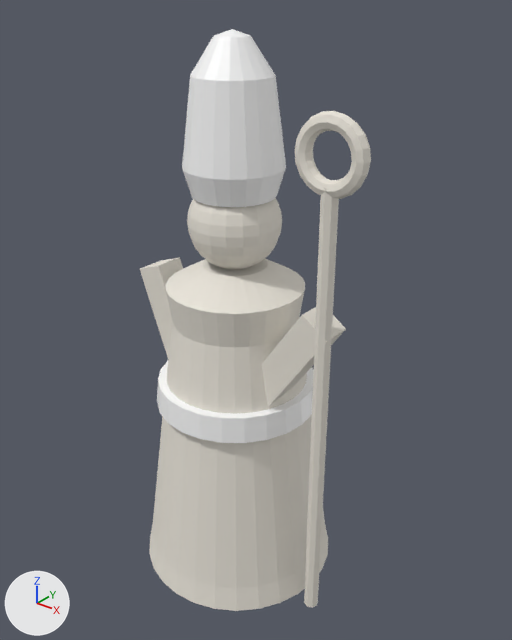
An edit to the glTF model panteon-nilu/public/models/god.glb, drawn before and after from the same camera.
The view is the same before and after, from a camera (50 mm lens) standing at (0.792, -0.929, 1.136) and looking at (0.036, 0.015, 0.551). Every picture has the same lights, and +X, +Y and +Z are marked at lower left. The picture after the commit comes second. Where no turn or scale is listed for an object, it has been applied to the vertices. Vertices at exactly the same position are counted once.

The older version as bpy lines, for what is in view:
```python
me_figurka = bpy.data.meshes.new('figurka')
me_figurka.from_pydata(...)  # 731 vertices, 1416 faces; spans x -0.262..0.262, y -0.2..0.2, z -0.53..0.53
# faces by material slot: [1180, 236]
me_figurka.materials.append(mat_stone)  # white #eae5da
me_figurka.materials.append(mat_team)  # white #ffffff
ob_figurka = bpy.data.objects.new('figurka', me_figurka)
ob_figurka.location = (0.032, 0.0, 0.53)
```
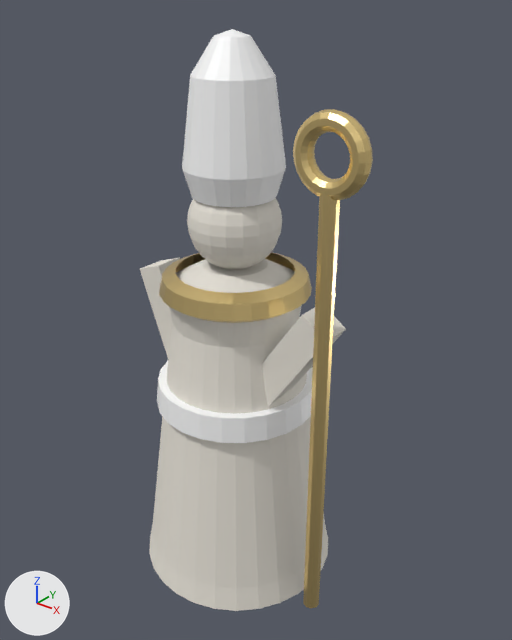
Boxes [x1, y1, x2, y2] around the edits, measured in the pictures (512 x 640 px; the box of a moved part takes in the faces that stretch with it):
'figurka', reshaped, moved
    before: [140, 29, 371, 611]
    after: [140, 29, 373, 611]
part 1 of me_figurka, moved or reshaped
    both: [149, 259, 328, 611]
part 2 of me_figurka, moved or reshaped
    both: [187, 198, 282, 270]
part 3 of me_figurka, moved or reshaped
    before: [140, 257, 183, 359]
    after: [140, 257, 180, 359]
part 4 of me_figurka, moved or reshaped
    before: [262, 307, 346, 407]
    after: [262, 308, 346, 407]
part 5 of me_figurka, added (yellow)
    after: [303, 188, 340, 608]
part 6 of me_figurka, added (yellow)
    after: [293, 109, 373, 200]
part 7 of me_figurka, added (yellow)
    after: [159, 252, 312, 323]
part 8 of me_figurka, deleted
    before: [294, 111, 371, 199]
part 9 of me_figurka, deleted
    before: [304, 187, 339, 608]

The change, as a diff of the scene's bpy script:
```diff
--- a/panteon-nilu/public/models/god.glb.py
+++ b/panteon-nilu/public/models/god.glb.py
@@ mat_gold @@
+mat_gold = principled_material('gold')
+mat_gold.base_color = (1.0, 0.76, 0.33)  # yellow #ffe29b
+mat_gold.metallic = 1.0
+mat_gold.roughness = 0.28
@@ me_figurka @@
 # used by ob_figurka; location = (0.032, 0.0, 0.53)
-me_figurka.from_pydata(...)  # 731 vertices, 1416 faces; spans x -0.262..0.262, y -0.2..0.2, z -0.53..0.53
+me_figurka.from_pydata(...)  # 927 vertices, 1752 faces; spans x -0.263..0.263, y -0.2..0.2, z -0.53..0.53
+# me_figurka part 1: the loose piece of 170 vertices spanning x -0.232..0.168, y -0.2..0.2, z -0.53..0.13 is moved by (-0.001, 0.0, 0.0)
+# me_figurka part 2: the loose piece of 236 vertices spanning x -0.117..0.053, y -0.084..0.084, z 0.125..0.295 is moved by (-0.001, 0.0, 0.0)
+# me_figurka part 3: the loose piece of 8 vertices spanning x -0.262..-0.123, y -0.03..0.03, z -0.153..0.093 is moved by (-0.001, 0.0, 0.0)
+# me_figurka part 4: the loose piece of 8 vertices spanning x 0.025..0.21, y -0.06..0.0, z -0.126..0.106 is moved by (-0.001, 0.0, 0.0)
+# me_figurka part 5: a new loose piece, a 10-sided cylinder along z spanning x 0.181..0.212, y -0.066..-0.034, z -0.525..0.325, in mat_gold (yellow #ffe29b)
+# me_figurka part 6: a new loose piece, a torus around y (ring radius 0.05, tube radius 0.016) spanning x 0.131..0.263, y -0.065..-0.035, z 0.304..0.436, in mat_gold (yellow #ffe29b)
+# me_figurka part 7: a new loose piece of 112 vertices spanning x -0.175..0.109, y -0.142..0.142, z 0.07..0.12, in mat_gold (yellow #ffe29b)
+# me_figurka part 8: the loose piece of 160 vertices spanning x 0.134..0.262, y -0.064..-0.036, z 0.306..0.434 is deleted
+# me_figurka part 9: the loose piece of 18 vertices spanning x 0.184..0.212, y -0.064..-0.036, z -0.525..0.325 is deleted
+# other edits to the shape of me_figurka do not show in these pictures
 me_figurka.materials.append(mat_stone)
 me_figurka.materials.append(mat_team)
+me_figurka.materials.append(mat_gold)  # yellow #ffe29b
@@ ob_figurka @@
 ob_figurka = bpy.data.objects.new('figurka', me_figurka)
-ob_figurka.location = (0.032, 0.0, 0.53)
+ob_figurka.location = (0.033, 0.0, 0.53)
```
